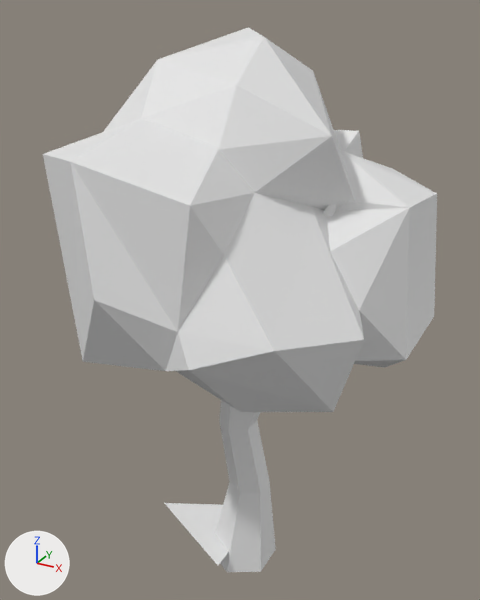
What one commit did to the glTF model Assets/Models/Environment/tree.glb.
One viewpoint serves both versions: a 50 mm lens placed at (5.23, -9.59, 10.19), pointed at (-0.09, 0.07, 5.36). Every picture has the same lights, and +X, +Y and +Z are marked at lower left. Where no turn or scale is listed for an object, it has been applied to the vertices. Vertices at the same position are counted once.
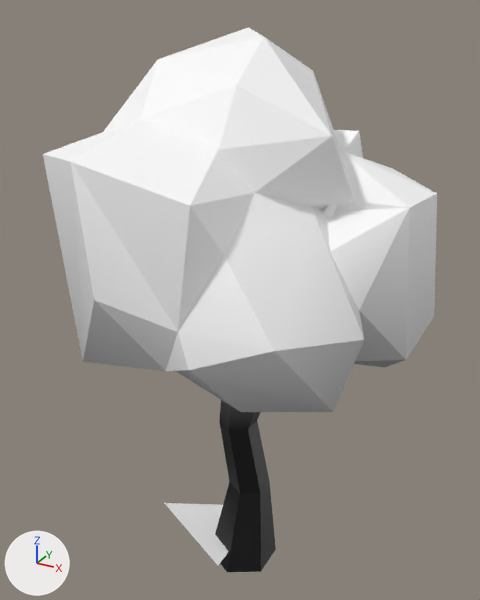
Diff of the bpy script that builds the scene:
```diff
--- a/Assets/Models/Environment/tree.glb.py
+++ b/Assets/Models/Environment/tree.glb.py
@@ mat_defaultmaterial_001 @@
+mat_defaultmaterial_001 = bpy.data.materials.new('DefaultMaterial.001')
+mat_defaultmaterial_001.use_nodes = True; mat_defaultmaterial_001.node_tree.nodes.clear()
+_N = mat_defaultmaterial_001.node_tree.nodes; _L = mat_defaultmaterial_001.node_tree.links
+n0 = _N.new('ShaderNodeOutputMaterial'); n0.name = 'Material Output'
+n1 = _N.new('ShaderNodeBsdfPrincipled'); n1.name = 'Principled BSDF'
+n2 = _N.new('ShaderNodeVertexColor'); n2.name = 'Color Attribute'
+_L.new(n1.outputs[0], n0.inputs[0])  # 'BSDF' to 'Surface'
+_L.new(n2.outputs[0], n1.inputs[0])  # 'Color' to 'Base Color'
@@ mat_defaultmaterial @@
+mat_defaultmaterial = bpy.data.materials.new('DefaultMaterial')
+mat_defaultmaterial.use_nodes = True; mat_defaultmaterial.node_tree.nodes.clear()
+_N = mat_defaultmaterial.node_tree.nodes; _L = mat_defaultmaterial.node_tree.links
+n0 = _N.new('ShaderNodeOutputMaterial'); n0.name = 'Material Output'
+n1 = _N.new('ShaderNodeBsdfPrincipled'); n1.name = 'Principled BSDF'
+n2 = _N.new('ShaderNodeVertexColor'); n2.name = 'Color Attribute'
+_L.new(n1.outputs[0], n0.inputs[0])  # 'BSDF' to 'Surface'
+_L.new(n2.outputs[0], n1.inputs[0])  # 'Color' to 'Base Color'
@@ me_cylinder @@
 me_cylinder.from_pydata(...)  # 106 vertices, 204 faces; spans x -2.34..2.03, y -2.7..2.9, z -0.43..9.03
-me_cylinder.materials.append(mat_material_001)  # white #e7e7e7
+me_cylinder.materials.append(mat_defaultmaterial)
@@ me_icosphere @@
 me_icosphere.from_pydata(...)  # 93 vertices, 182 faces; spans x -1.06..5.22, y -3.52..3.07, z -1.89..3.49
 # used by ob_icosphere; location = (-1.96, 0.1, 6.41)
+# me_icosphere part 1: vertex colours changed
+me_icosphere.materials.append(mat_defaultmaterial_001)
```

Changed parts and their boxes [x1, y1, x2, y2] in the pictures (480 x 600 px):
'Icosphere', recoloured: [43, 27, 437, 412] in both
'Cylinder', recoloured: [215, 204, 336, 572] in both
